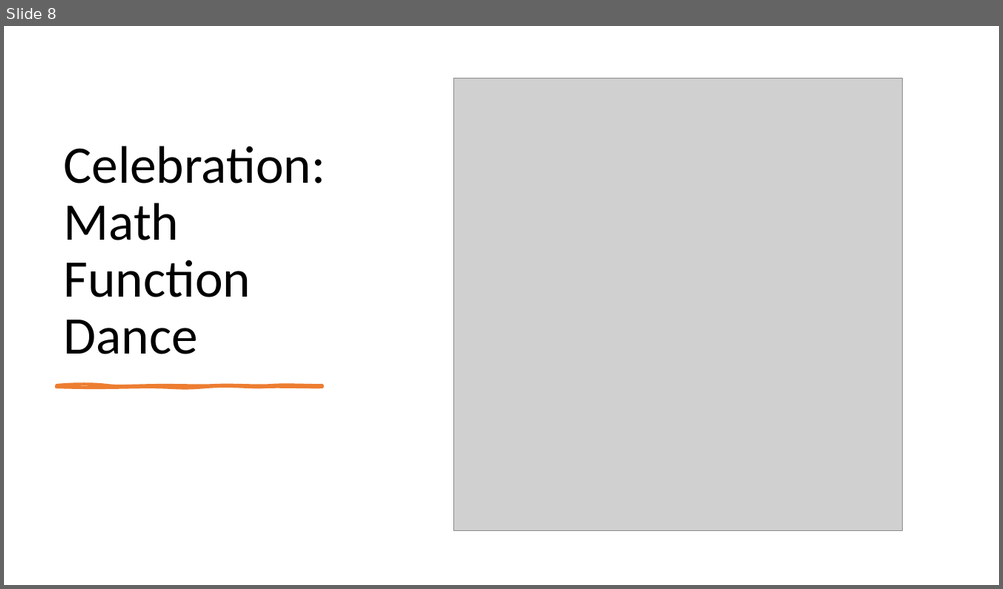
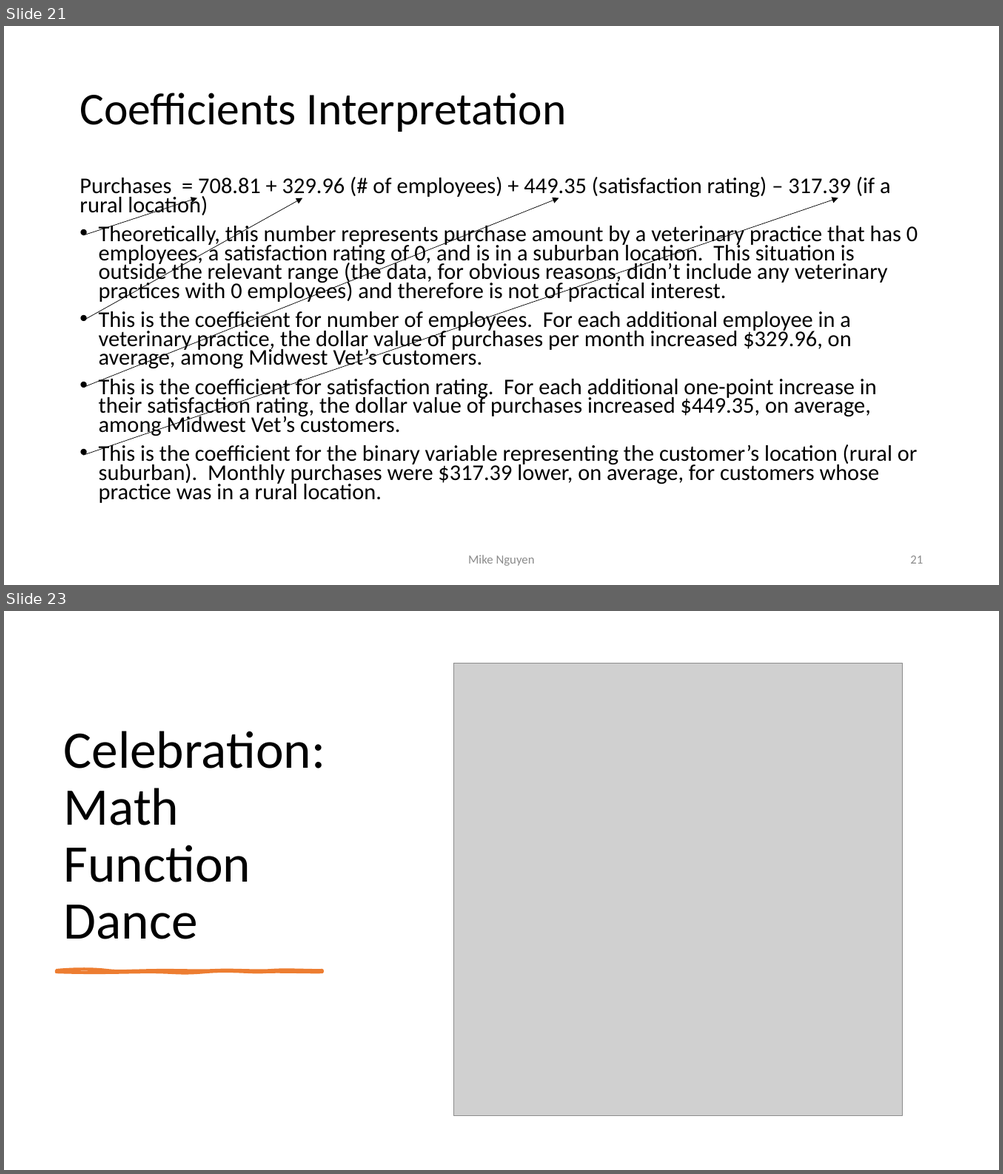
Before and after one commit to mikenguyen13/mar4050, a slide deck: lectures/12/1_multiple_regression.pptx. Shown one above the other, each under a label of ours: slide 8 before the commit, slides 21 and 23 after it; the slides between them are not shown. The pictures are 1003x589 and 1003x1174 pixels, drawn with LibreOffice and Linux fonts; fonts in the diff are those of the drawing; grey boxes stand for pictures. Boxes give left, top, right and bottom in pixels: in the first picture for what was removed or moved away, otherwise in the second. Text is boxed around its words. In the diff, an @@ line names an element or a change of style, - is before the commit and + after.

```diff
--- a/lectures/12/1_multiple_regression.pptx
+++ b/lectures/12/1_multiple_regression.pptx
@@ slide 21 added at box(4, 26, 999, 585), background #FFFFFF @@
@@ title added at box(79, 93, 566, 132), 44 pt, text #000000 @@
+Coefficients Interpretation
@@ text added at box(79, 177, 917, 503), 21.7 pt, text #000000 @@
+Purchases = 708.81 + 329.96 (# of employees) + 449.35 (satisfaction rating) – 317.39 (if a rural location)
+• Theoretically, this number represents purchase amount by a veterinary practice that has 0 employees, a satisfaction rating of 0, and is in a suburban location. This situation is outside the relevant range (the data, for obvious reasons, didn’t include any veterinary practices with 0 employees) and therefore is not of practical interest.
+• This is the coefficient for number of employees. For each additional employee in a veterinary practice, the dollar value of purchases per month increased $329.96, on average, among Midwest Vet’s customers.
+• This is the coefficient for satisfaction rating. For each additional one-point increase in their satisfaction rating, the dollar value of purchases increased $449.35, on average, among Midwest Vet’s customers.
+• This is the coefficient for the binary variable representing the customer’s location (rural or suburban). Monthly purchases were $317.39 lower, on average, for customers whose practice was in a rural location.
@@ arrow added from (83, 235) to (197, 198), #000000 0.5 pt @@
@@ arrow added from (83, 321) to (302, 198), #000000 0.5 pt @@
@@ arrow added from (83, 388) to (559, 198), #000000 0.5 pt @@
@@ arrow added from (83, 456) to (838, 198), #000000 0.5 pt @@
@@ text added at box(468, 555, 535, 566), 12 pt, text #8C8C8C @@
+Mike Nguyen
@@ page number added at box(910, 556, 922, 564), 12 pt, text #8C8C8C @@
+21
@@ what was slide 8 is now slide 23 @@
```
Also in this commit, not shown: 1 slide changed, 16 other slides added, 7 other files.
